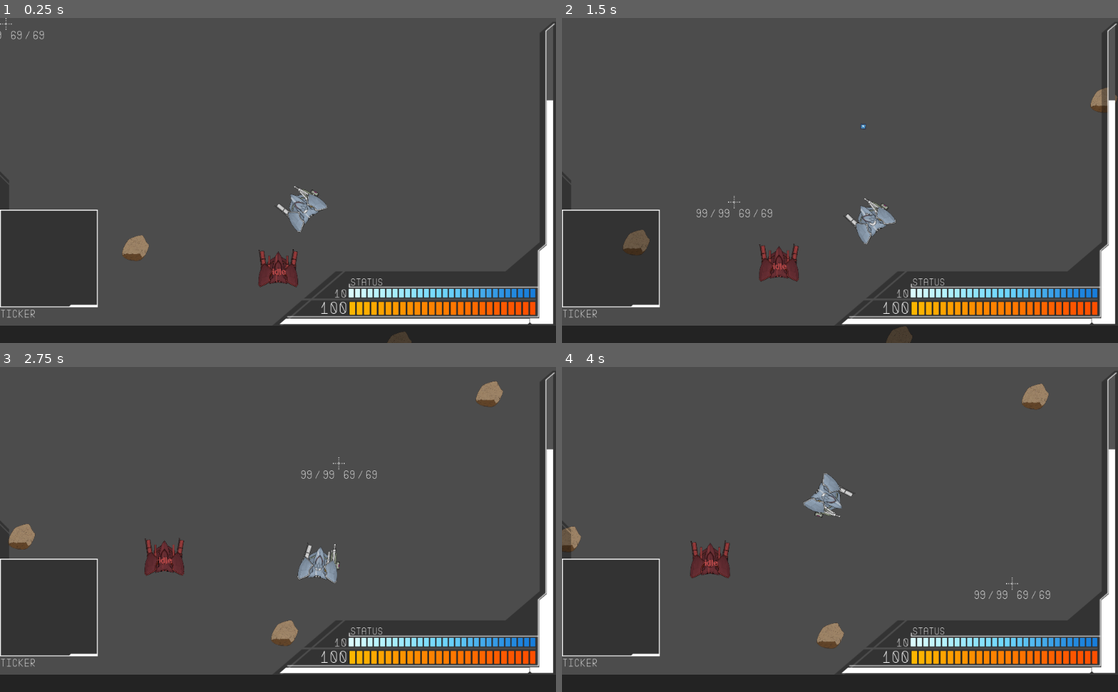
Above: before the commit, frames 1-4 (two rows, left to right).
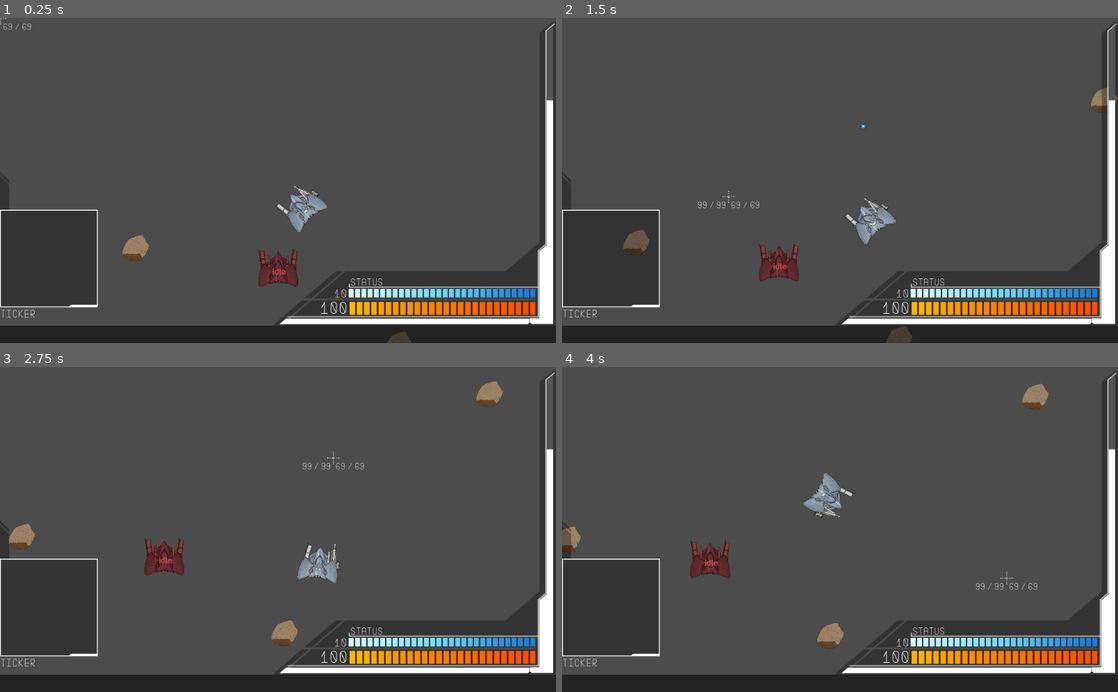
Above: after the commit, the same moments.

Repository: Littlerun-Bastion/Soulless-Steel
Game: Godot game, scene res://game/arena/Arena.tscn
The game is run twice, just before and just after one commit, with the same random seed, the same clock (stepped at 60 frames per second) and the same inputs.
Inputs (mouse positions are in pixels of both pictures, inside the frame that each line leads up to):
- Up to frame 1 (0.25 s): no input
- Up to frame 2 (1.5 s): move the mouse to (962, 164) at 0.52 s; hold D (right) 0.53-1.28 s; hold F (honk) 0.53-1.28 s; move the mouse to (728, 196) at 1.27 s; hold S (down) from 1.28 s (still down); click (728, 196) at 1.35 s
- Up to frame 3 (2.75 s): move the mouse to (333, 458) at 2.02 s; release S (down) at 2.03 s; hold D (right) from 2.03 s (still down); hold Right mouse button (right_arm_weapon_shoot) from 2.03 s (still down)
- Up to frame 4 (4 s): move the mouse to (812, 594) at 2.77 s; release D (right) at 2.78 s; release Right mouse button (right_arm_weapon_shoot) at 2.78 s; hold W (up) 2.78-3.53 s; tap Ctrl (strafe) at 2.85 s; move the mouse to (1006, 578) at 3.52 s; hold A (left) from 3.53 s (still down); hold F (honk) from 3.53 s (still down)

The runs differ from the first frame. In frame 1, less than 0.1% of the frame differs, in the area x 0-8%, y 0-7%; in frame 2, 0.2%; in frame 3, 0.2%; in frame 4, 0.2%, in the area x 74-88%, y 63-72%.

Commit message:
Tweaks on cursor

Diff:
--- a/project/assets/fonts/CursorFont.tres
+++ b/project/assets/fonts/CursorFont.tres
@@ -3,7 +3,7 @@
 [ext_resource path="res://assets/fonts/Zector/Zector.ttf" type="DynamicFontData" id=1]
 
 [resource]
-size = 22
+size = 18
 use_mipmaps = true
 use_filter = true
 font_data = ExtResource( 1 )
--- a/project/game/ui/MechaCursorCrosshair.gd
+++ b/project/game/ui/MechaCursorCrosshair.gd
@@ -1,6 +1,4 @@
 extends Control
-
-const OFFSET = Vector2(10,10)
 
 onready var LeftWeapon = $LeftWeapon
 onready var RightWeapon = $RightWeapon
@@ -11,7 +9,7 @@
 
 
 func _process(_delta):
-	rect_position = lerp(rect_position, get_global_mouse_position() + OFFSET, .80)
+	rect_position = lerp(rect_position, get_global_mouse_position(), .80)
 
 
 func get_side_node(side):
--- a/project/game/ui/MechaCursorCrosshair.tscn
+++ b/project/game/ui/MechaCursorCrosshair.tscn
@@ -25,61 +25,65 @@
 }
 
 [node name="LeftWeapon" type="HBoxContainer" parent="."]
-margin_left = -70.603
-margin_top = 10.0
-margin_right = -7.603
-margin_bottom = 33.0
+margin_left = -58.0
+margin_top = 6.0
+margin_right = -5.0
+margin_bottom = 25.0
 alignment = 1
 __meta__ = {
 "_edit_use_anchors_": false
 }
 
 [node name="CurAmmo" type="Label" parent="LeftWeapon"]
-margin_right = 22.0
-margin_bottom = 23.0
+margin_right = 18.0
+margin_bottom = 19.0
+rect_min_size = Vector2( 18, 19 )
 custom_fonts/font = ExtResource( 2 )
 text = "00"
 
 [node name="Separator" type="Label" parent="LeftWeapon"]
-margin_left = 26.0
-margin_right = 37.0
-margin_bottom = 23.0
+margin_left = 22.0
+margin_right = 31.0
+margin_bottom = 19.0
 custom_fonts/font = ExtResource( 2 )
 text = "/"
 
 [node name="MaxAmmo" type="Label" parent="LeftWeapon"]
-margin_left = 41.0
-margin_right = 63.0
-margin_bottom = 23.0
+margin_left = 35.0
+margin_right = 53.0
+margin_bottom = 19.0
+rect_min_size = Vector2( 18, 19 )
 custom_fonts/font = ExtResource( 2 )
 text = "00"
 
 [node name="RightWeapon" type="HBoxContainer" parent="."]
-margin_left = 8.0
-margin_top = 10.0
-margin_right = 71.0
-margin_bottom = 33.0
+margin_left = 4.0
+margin_top = 6.0
+margin_right = 57.0
+margin_bottom = 25.0
 alignment = 1
 __meta__ = {
 "_edit_use_anchors_": false
 }
 
 [node name="CurAmmo" type="Label" parent="RightWeapon"]
-margin_right = 22.0
-margin_bottom = 23.0
+margin_right = 18.0
+margin_bottom = 19.0
+rect_min_size = Vector2( 18, 19 )
 custom_fonts/font = ExtResource( 2 )
 text = "00"
 
 [node name="Separator" type="Label" parent="RightWeapon"]
-margin_left = 26.0
-margin_right = 37.0
-margin_bottom = 23.0
+margin_left = 22.0
+margin_right = 31.0
+margin_bottom = 19.0
 custom_fonts/font = ExtResource( 2 )
 text = "/"
 
 [node name="MaxAmmo" type="Label" parent="RightWeapon"]
-margin_left = 41.0
-margin_right = 63.0
-margin_bottom = 23.0
+margin_left = 35.0
+margin_right = 53.0
+margin_bottom = 19.0
+rect_min_size = Vector2( 18, 19 )
 custom_fonts/font = ExtResource( 2 )
 text = "00"
